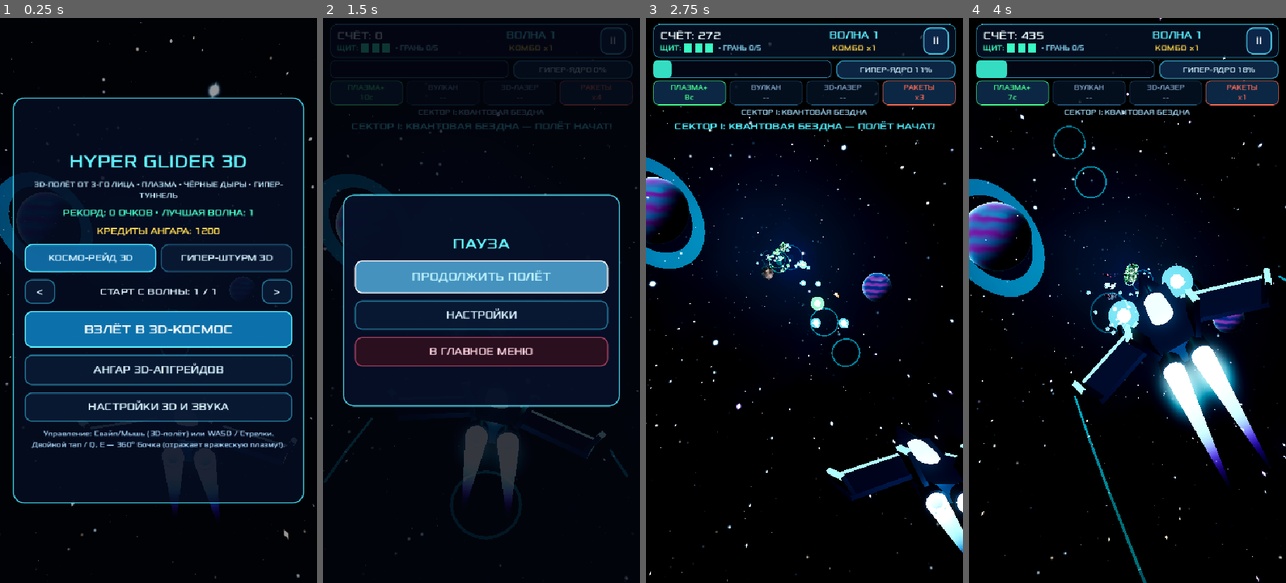
Above: before the commit, frames 1-4 (left to right).
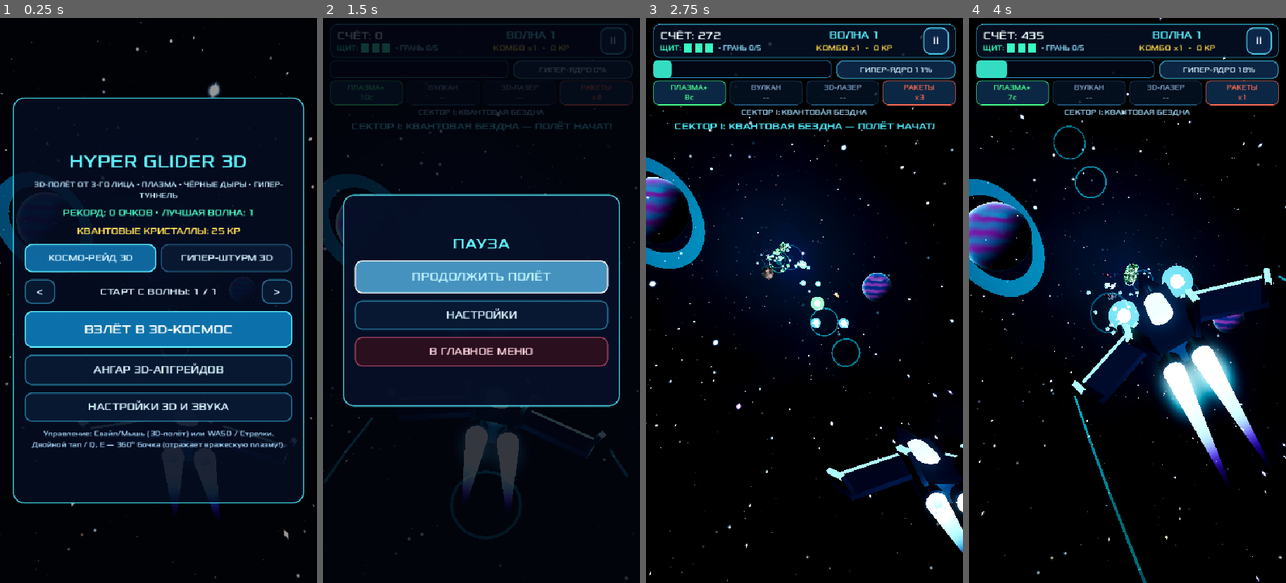
Above: after the commit, the same moments.

Repository: orbittv/hyper_glider_3d_godot
Game: Godot game, scene res://Scenes/MainGame.tscn
Same seed, same stepped clock (60 frames per second), same inputs: the game is played once before the commit and once after it.
Inputs (mouse positions are in pixels of both pictures, inside the frame that each line leads up to):
- Up to frame 1 (0.25 s): no input
- Up to frame 2 (1.5 s): click "ВЗЛЁТ В 3D-КОСМОС" at 0.5 s; tap Enter at 1.25 s; move the mouse to (551, 272) at 1.27 s; hold Right (move_right) from 1.28 s (still down); tap P at 1.35 s; click (551, 272) at 1.42 s
- Up to frame 3 (2.75 s): tap Space at 1.52 s; release Right (move_right) at 2 s; drag from (741, 328) to (788, 413) at 2.02 s
- Up to frame 4 (4 s): move the mouse to (1159, 176) at 2.77 s; hold Right (move_right) 2.78-3.5 s; tap Q at 2.85 s; drag from (1111, 413) to (1032, 215) at 3.52 s

The runs differ from the first frame. In frame 1, 0.4% of the frame differs, in the area x 24-76%, y 37-39%; in frame 2, less than 0.1%; in frame 3, 0.2%; in frame 4, 0.2%.

Commit message:
feat(economy,balance): Quantum Crystals currency, 3D crystal drops, hangar prices in KR, drone DPS rebalance

Diff:
--- a/Scripts/GameConfig.gd
+++ b/Scripts/GameConfig.gd
@@ -7,7 +7,9 @@
 
 const SAVE_PATH: String = "user://hyper_glider_3d_save.cfg"
 const MAX_UPGRADE_LEVEL: int = 5
-const UPGRADE_COSTS: Array[int] = [500, 1200, 2200, 3600, 5500]
+const UPGRADE_COSTS: Array[int] = [40, 100, 220, 420, 750]
+const SCORE_PER_BONUS_CRYSTAL: int = 1000
+const DEFAULT_STARTING_CRYSTALS: int = 25
 
 var music_volume: float = 0.85
 var sfx_volume: float = 0.90
@@ -25,8 +27,8 @@
 var saved_wave_arcade: int = 1
 var saved_wave_assault: int = 1
 
-# Банк боевых кредитов и уровни 5 систем 3D-апгрейда глайдера (0 .. 5)
-var upgrade_points: int = 1200 # Стартовый бонус для первой покупки в Ангаре
+# Банк Квантовых Кристаллов и уровни 5 систем 3D-апгрейда глайдера (0 .. 5)
+var quantum_crystals: int = DEFAULT_STARTING_CRYSTALS # Стартовый запас кристаллов для первого улучшения в Ангаре
 var upg_wave_shield: int = 0 # 3D Грави-Щит (до 5 сфер щита + ударная волна при попадании)
 var upg_plasma_cannon: int = 0 # Плазменный Усилитель (+скорострельность и мощь базовой и тяжёлой плазмы)
 var upg_ammo_bay: int = 0 # Оружейный Отсек (+20%..+100% к длительности спецоружия и боезапасу ракет)
@@ -56,7 +58,14 @@
 	saved_wave_arcade = clampi(int(cfg.get_value("records", "saved_wave_arcade", best_wave_arcade)), 1, best_wave_arcade)
 	saved_wave_assault = clampi(int(cfg.get_value("records", "saved_wave_assault", best_wave_assault)), 1, best_wave_assault)
 
-	upgrade_points = maxi(0, int(cfg.get_value("upgrades", "upgrade_points", 1200)))
+	if cfg.has_section_key("upgrades", "quantum_crystals"):
+		quantum_crystals = maxi(0, int(cfg.get_value("upgrades", "quantum_crystals", DEFAULT_STARTING_CRYSTALS)))
+	elif cfg.has_section_key("upgrades", "upgrade_points"):
+		# Мягкая миграция со старой системы очков в Квантовые Кристаллы
+		var legacy_pts: int = maxi(0, int(cfg.get_value("upgrades", "upgrade_points", 0)))
+		quantum_crystals = clampi(legacy_pts / 25, DEFAULT_STARTING_CRYSTALS, 140)
+	else:
+		quantum_crystals = DEFAULT_STARTING_CRYSTALS
 	upg_wave_shield = clampi(int(cfg.get_value("upgrades", "upg_wave_shield", 0)), 0, MAX_UPGRADE_LEVEL)
 	upg_plasma_cannon = clampi(int(cfg.get_value("upgrades", "upg_plasma_cannon", 0)), 0, MAX_UPGRADE_LEVEL)
 	upg_ammo_bay = clampi(int(cfg.get_value("upgrades", "upg_ammo_bay", 0)), 0, MAX_UPGRADE_LEVEL)
@@ -82,7 +91,7 @@
 	cfg.set_value("records", "saved_wave_arcade", saved_wave_arcade)
 	cfg.set_value("records", "saved_wave_assault", saved_wave_assault)
 
-	cfg.set_value("upgrades", "upgrade_points", upgrade_points)
+	cfg.set_value("upgrades", "quantum_crystals", quantum_crystals)
 	cfg.set_value("upgrades", "upg_wave_shield", upg_wave_shield)
 	cfg.set_value("upgrades", "upg_plasma_cannon", upg_plasma_cannon)
 	cfg.set_value("upgrades", "upg_ammo_bay", upg_ammo_bay)
@@ -128,24 +137,32 @@
 	return UPGRADE_COSTS[lvl]
 
 
+func add_crystals(amount: int, save_now: bool = false) -> void:
+	if amount <= 0:
+		return
+	quantum_crystals += amount
+	if save_now:
+		save_data()
+
+
 func can_buy_upgrade(key: String) -> bool:
 	var lvl: int = get_upgrade_level(key)
 	if lvl >= MAX_UPGRADE_LEVEL:
 		return false
-	return upgrade_points >= get_upgrade_cost(key)
+	return quantum_crystals >= get_upgrade_cost(key)
 
 
 func buy_upgrade(key: String) -> bool:
 	if not can_buy_upgrade(key):
 		return false
 	var cost: int = get_upgrade_cost(key)
-	upgrade_points = maxi(0, upgrade_points - cost)
+	quantum_crystals = maxi(0, quantum_crystals - cost)
 	set_upgrade_level(key, get_upgrade_level(key) + 1)
 	save_data()
 	return true
 
 
-func get_total_spent_upgrade_points() -> int:
+func get_total_spent_crystals() -> int:
 	var total: int = 0
 	for key: String in ["wave_shield", "plasma_cannon", "ammo_bay", "wing_drones", "hyper_core"]:
 		var lvl: int = get_upgrade_level(key)
@@ -155,10 +172,10 @@
 
 
 func refund_all_upgrades() -> int:
-	var refunded: int = get_total_spent_upgrade_points()
+	var refunded: int = get_total_spent_crystals()
 	if refunded <= 0:
 		return 0
-	upgrade_points += refunded
+	quantum_crystals += refunded
 	upg_wave_shield = 0
 	upg_plasma_cannon = 0
 	upg_ammo_bay = 0
--- a/Scripts/MainGame.gd
+++ b/Scripts/MainGame.gd
@@ -36,6 +36,7 @@
 var _is_assault_mode: bool = false
 var _score: int = 0
 var _last_banked_score: int = 0
+var _run_crystals: int = 0
 var _wave: int = 1
 var _wave_timer: float = 0.0
 var _wave_duration: float = 26.0
@@ -187,11 +188,13 @@
 func _bank_uncommitted_credits() -> void:
 	if _config == null or _score <= _last_banked_score:
 		return
-	var diff_score: int = _score - _last_banked_score
-	_last_banked_score = _score
-	var added_credits: int = maxi(1, int(round(float(diff_score) * 0.25)))
-	_config.upgrade_points += added_credits
-	_config.save_data()
+	# Боевые очки конвертируются в Квантовые Кристаллы по курсу 1 КР за 1000 очков (остаток копится)
+	var whole: int = (_score - _last_banked_score) / GameConfig.SCORE_PER_BONUS_CRYSTAL
+	if whole <= 0:
+		return
+	_last_banked_score += whole * GameConfig.SCORE_PER_BONUS_CRYSTAL
+	_run_crystals += whole
+	_config.add_crystals(whole, true)
 
 
 func _close_all_modals() -> void:
@@ -683,7 +686,7 @@
 	# 6. Крыльевые 3D-Дроны (апгрейд Ангара)
 	if _config.upg_wing_drones > 0:
 		_cd_drones -= delta
-		var drone_interval: float = maxf(0.24, 0.56 - float(_config.upg_wing_drones) * 0.06)
+		var drone_interval: float = maxf(0.40, 0.72 - float(_config.upg_wing_drones) * 0.06)
 		if _cd_drones <= 0.0:
 			_cd_drones = drone_interval
 			var d_muzzles: Array[Vector3] = _glider.get_drone_muzzle_positions()
@@ -694,7 +697,7 @@
 					WeaponProjectile3D.Kind.PLASMA_BASE,
 					dm_pos,
 					Vector3(0.0, 0.0, -115.0),
-					dmg_bonus * 0.6
+					dmg_bonus * 0.25 - 12.0 # итоговый урон дрона ~10..15 (поддержка, а не замена основному арсеналу)
 				)
 
 
@@ -851,6 +854,7 @@
 
 	if is_boss:
 		_audio.play_boss_explode()
+		_spawn_crystal_burst(pos, 6 + mini(_wave / 3, 6))
 		_cam_shake = 1.1
 		_trigger_screen_flash(Color(1.0, 0.32, 0.55), 0.48)
 		_show_banner(ent.boss_title + " УНИЧТОЖЕН! ОТКРЫТА 3D ЧЁРНАЯ ДЫРА!", Color(1.0, 0.88, 0.30), 3.4)
@@ -883,6 +887,14 @@
 		if is_interceptor:
 			_spawn_floating_3d_text(pos, "+%d ПЕРЕХВАТЧИК!" % pts, exp_col)
 
+	# Квантовые Кристаллы: щедро из бомб и катеров, редко из кристаллических метеоритов
+	if is_interceptor and randf() < 0.55:
+		_spawn_crystal_burst(pos, 1 + (1 if randf() < 0.3 else 0))
+	elif is_bomb and randf() < 0.45:
+		_spawn_crystal_burst(pos, 1)
+	elif is_crystal and randf() < 0.30:
+		_spawn_crystal_burst(pos, 1)
+
 	# Из кристаллических метеоритов и сбитых 3D-перехватчиков выпадает сфера энергии или оружие!
 	if is_crystal or is_interceptor or (rad >= 2.2 and randf() < 0.35):
 		var drop := SpaceEntity3D.new()
@@ -891,6 +903,21 @@
 		if (is_crystal or is_interceptor) and randf() < 0.55:
 			drop_kind = SpaceEntity3D.pick_random_weapon_orb_kind()
 		drop.setup_entity(drop_kind, pos, _base_forward_speed * 0.75, 1.15, _wave)
+
+
+func _spawn_crystal_burst(pos: Vector3, count: int) -> void:
+	for i: int in range(count):
+		var cr := SpaceEntity3D.new()
+		_entities_root.add_child(cr)
+		cr.setup_entity(
+			SpaceEntity3D.Kind.ORB_QUANTUM_CRYSTAL,
+			pos + Vector3(randf_range(-0.8, 0.8), randf_range(-0.6, 0.6), 0.0),
+			_base_forward_speed * 0.8,
+			1.0,
+			_wave
+		)
+		cr.velocity.x = randf_range(-5.0, 5.0)
+		cr.velocity.y = randf_range(-3.0, 4.0)
 
 
 func _update_entities_3d(delta: float, speed_mult: float, is_invulnerable_warp: bool) -> void:
@@ -1040,6 +1067,12 @@
 				_spawn_floating_3d_text(pos, "СВЕРХЗАРЯД ЭМИ +%d!" % emp_pts, Color(1.0, 0.88, 0.30))
 			_glider.trigger_shield_flash(false)
 			_audio.play_shield_restore()
+		SpaceEntity3D.Kind.ORB_QUANTUM_CRYSTAL:
+			_run_crystals += 1
+			_config.add_crystals(1)
+			_score += 60 * _combo
+			_audio.play_orb_pickup(true, _combo)
+			_spawn_floating_3d_text(pos, "+1 КР", Color(0.45, 0.95, 1.0))
 		SpaceEntity3D.Kind.ORB_WEAPON_PLASMA:
 			_timer_heavy_plasma = minf(38.0 * ammo_mult, _timer_heavy_plasma + 16.0 * ammo_mult)
 			_audio.play_weapon_pickup()
@@ -1273,6 +1306,7 @@
 	_state = GameState.PLAYING
 	_score = 0
 	_last_banked_score = 0
+	_run_crystals = 0
 	_wave = _config.get_saved_wave(_is_assault_mode)
 	_wave_timer = 0.0
 	_max_shields = _config.get_max_shields()
@@ -1326,12 +1360,12 @@
 	_glider.hide_quantum_laser()
 
 	var is_new_rec: bool = _config.register_run_result(_is_assault_mode, _score, _wave)
-	var prev_credits: int = _config.upgrade_points
 	_bank_uncommitted_credits()
-	var wave_bonus_credits: int = _wave * 65
-	_config.upgrade_points += wave_bonus_credits
+	var wave_bonus_crystals: int = maxi(1, _wave / 2)
+	_run_crystals += wave_bonus_crystals
+	_config.add_crystals(wave_bonus_crystals, true)
 	_config.save_data()
-	var earned_credits: int = _config.upgrade_points - prev_credits
+	var earned_credits: int = _run_crystals
 
 	var mode_title: String = "ГИПЕР-ШТУРМ 3D" if _is_assault_mode else "КОСМО-РЕЙД 3D"
 	var rec_tag: String = "\nНОВЫЙ РЕКОРД СЕКТОРА!" if is_new_rec else ""
@@ -1340,7 +1374,7 @@
 		+ "СЧЁТ: %d%s\n" % [_score, rec_tag]
 		+ "ДОСТИГНУТА ВОЛНА: %d\n" % _wave
 		+ "ЛУЧШИЙ РЕКОРД: %d\n\n" % _config.get_high_score(_is_assault_mode)
-		+ "ПОЛУЧЕНО КРЕДИТОВ АНГАРА: +%d" % earned_credits
+		+ "СОБРАНО КВАНТОВЫХ КРИСТАЛЛОВ: +%d" % earned_credits
 	)
 	_gameover_overlay.visible = true
 
@@ -1639,7 +1673,7 @@
 
 	_lbl_score.text = "СЧЁТ: %d" % _score
 	_lbl_wave.text = "ВОЛНА %d" % _wave
-	_lbl_combo.text = "КОМБО x%d" % _combo
+	_lbl_combo.text = "КОМБО x%d  •  %d КР" % [_combo, _run_crystals]
 
 	for i: int in range(_shield_dots.size()):
 		var dot: ColorRect = _shield_dots[i]
@@ -1825,7 +1859,7 @@
 	var best_w: int = _config.get_best_wave(_is_assault_mode)
 	var saved_w: int = _config.get_saved_wave(_is_assault_mode)
 	_lbl_menu_records.text = "РЕКОРД: %d ОЧКОВ • ЛУЧШАЯ ВОЛНА: %d" % [rec, best_w]
-	_lbl_menu_credits.text = "КРЕДИТЫ АНГАРА: %d" % _config.upgrade_points
+	_lbl_menu_credits.text = "КВАНТОВЫЕ КРИСТАЛЛЫ: %d КР" % _config.quantum_crystals
 	_lbl_start_wave.text = "СТАРТ С ВОЛНЫ: %d / %d" % [saved_w, best_w]
 
 	if not _is_assault_mode:
@@ -1929,7 +1963,7 @@
 
 	vbox.add_child(UiBuilder.create_label("АНГАР 3D-АПГРЕЙДОВ", 23, Color(0.38, 0.96, 1.0), HORIZONTAL_ALIGNMENT_CENTER, 3))
 
-	_lbl_hangar_credits = UiBuilder.create_label("КРЕДИТЫ: 1200", 17, Color(1.0, 0.86, 0.30), HORIZONTAL_ALIGNMENT_CENTER)
+	_lbl_hangar_credits = UiBuilder.create_label("КРИСТАЛЛЫ: 25 КР", 17, Color(1.0, 0.86, 0.30), HORIZONTAL_ALIGNMENT_CENTER)
 	vbox.add_child(_lbl_hangar_credits)
 
 	var upg_defs: Array[Dictionary] = [
@@ -2000,7 +2034,7 @@
 			"pips": level_pips
 		})
 
-	var btn_refund := UiBuilder.create_danger_button("СБРОСИТЬ И ВЕРНУТЬ КРЕДИТЫ", 46.0, 15)
+	var btn_refund := UiBuilder.create_danger_button("СБРОСИТЬ И ВЕРНУТЬ КРИСТАЛЛЫ", 46.0, 15)
 	btn_refund.pressed.connect(func() -> void:
 		_audio.play_ui_click()
 		_config.refund_all_upgrades()
@@ -2019,7 +2053,7 @@
 
 
 func _refresh_hangar_ui() -> void:
-	_lbl_hangar_credits.text = "ДОСТУПНО КРЕДИТОВ: %d" % _config.upgrade_points
+	_lbl_hangar_credits.text = "КВАНТОВЫХ КРИСТАЛЛОВ: %d КР" % _config.quantum_crystals
 	for row: Dictionary in _hangar_rows:
 		var key_str: String = String(row["key"])
 		var lvl: int = _config.get_upgrade_level(key_str)
@@ -2039,7 +2073,7 @@
 			UiBuilder.apply_button_colors(btn_b, Color(0.06, 0.34, 0.26, 0.90), Color(0.28, 0.95, 0.72, 0.85))
 		else:
 			var cost: int = _config.get_upgrade_cost(key_str)
-			btn_b.text = "+1 (%d)" % cost
+			btn_b.text = "+1 (%d КР)" % cost
 			if _config.can_buy_upgrade(key_str):
 				UiBuilder.apply_button_colors(btn_b, Color(0.05, 0.45, 0.68, 0.98), Color(0.38, 0.95, 1.0, 1.0))
 			else:
--- a/Scripts/SpaceEntity3D.gd
+++ b/Scripts/SpaceEntity3D.gd
@@ -18,6 +18,7 @@
 	ORB_WEAPON_VULCAN,
 	ORB_WEAPON_LASER,
 	ORB_WEAPON_MISSILE,
+	ORB_QUANTUM_CRYSTAL,
 	BLACK_HOLE_PORTAL,
 	ENEMY_INTERCEPTOR,
 	ENEMY_BOSS_3D
@@ -28,6 +29,7 @@
 var max_hp: float = 40.0
 var hp: float = 40.0
 var score_value: int = 50
+var crystal_value: int = 1
 var velocity: Vector3 = Vector3(0.0, 0.0, 42.0)
 var rot_speed: Vector3 = Vector3(1.0, 1.4, 0.7)
 var grazed: bool = false
@@ -62,10 +64,13 @@
 static var _mat_enemy_hull: StandardMaterial3D
 static var _mat_enemy_neon: StandardMaterial3D
 static var _mat_boss_core: StandardMaterial3D
+static var _mat_quantum_crystal: StandardMaterial3D
+static var _mat_quantum_crystal_halo: StandardMaterial3D
 static var _orb_materials: Dictionary = {}
 
 static var _orb_sphere_mesh: SphereMesh
 static var _orb_ring_mesh: TorusMesh
+static var _crystal_octa_mesh: ArrayMesh
 static var _bh_void_mesh: SphereMesh
 static var _bh_disk_mesh: QuadMesh
 static var _enemy_body_mesh: BoxMesh
@@ -99,8 +104,11 @@
 	_mat_enemy_hull = null
 	_mat_enemy_neon = null
 	_mat_boss_core = null
+	_mat_quantum_crystal = null
+	_mat_quantum_crystal_halo = null
 	_orb_sphere_mesh = null
 	_orb_ring_mesh = null
+	_crystal_octa_mesh = null
 	_bh_void_mesh = null
 	_bh_disk_mesh = null
 	_enemy_body_mesh = null
@@ -235,6 +243,22 @@
 	_mat_boss_core.blend_mode = BaseMaterial3D.BLEND_MODE_ADD
 	_mat_boss_core.albedo_color = Color(1.0, 0.26, 0.52, 0.90)
 
+	_crystal_octa_mesh = _generate_octahedron_crystal_mesh()
+
+	_mat_quantum_crystal = StandardMaterial3D.new()
+	_mat_quantum_crystal.albedo_color = Color(0.24, 0.94, 1.0, 0.95)
+	_mat_quantum_crystal.metallic = 0.75
+	_mat_quantum_crystal.roughness = 0.14
+	_mat_quantum_crystal.emission_enabled = true
+	_mat_quantum_crystal.emission = Color(0.32, 0.88, 1.0)
+	_mat_quantum_crystal.emission_energy_multiplier = 1.65
+
+	_mat_quantum_crystal_halo = StandardMaterial3D.new()
+	_mat_quantum_crystal_halo.shading_mode = BaseMaterial3D.SHADING_MODE_UNSHADED
+	_mat_quantum_crystal_halo.transparency = BaseMaterial3D.TRANSPARENCY_ALPHA
+	_mat_quantum_crystal_halo.blend_mode = BaseMaterial3D.BLEND_MODE_ADD
+	_mat_quantum_crystal_halo.albedo_color = Color(0.55, 0.42, 1.0, 0.82)
+
 	var orb_colors: Dictionary = {
 		Kind.ORB_ENERGY: Color(0.20, 0.92, 1.0, 0.95),
 		Kind.ORB_HYPER_CORE: Color(0.95, 0.25, 1.0, 0.98),
@@ -242,7 +266,8 @@
 		Kind.ORB_WEAPON_PLASMA: Color(0.28, 1.0, 0.45, 0.98),
 		Kind.ORB_WEAPON_VULCAN: Color(1.0, 0.84, 0.22, 0.98),
 		Kind.ORB_WEAPON_LASER: Color(0.25, 0.96, 1.0, 0.98),
-		Kind.ORB_WEAPON_MISSILE: Color(1.0, 0.36, 0.28, 0.98)
+		Kind.ORB_WEAPON_MISSILE: Color(1.0, 0.36, 0.28, 0.98),
+		Kind.ORB_QUANTUM_CRYSTAL: Color(0.36, 0.96, 1.0, 0.98)
 	}
 	_orb_materials.clear()
 	for k: Kind in orb_colors.keys():
@@ -252,6 +277,38 @@
 		m.blend_mode = BaseMaterial3D.BLEND_MODE_ADD
 		m.albedo_color = orb_colors[k]
 		_orb_materials[k] = m
+
+
+static func _generate_octahedron_crystal_mesh() -> ArrayMesh:
+	var top := Vector3(0.0, 0.88, 0.0)
+	var bot := Vector3(0.0, -0.88, 0.0)
+	var ring: Array[Vector3] = [
+		Vector3(0.56, 0.0, 0.0),
+		Vector3(0.0, 0.0, 0.56),
+		Vector3(-0.56, 0.0, 0.0),
+		Vector3(0.0, 0.0, -0.56)
+	]
+	var st := SurfaceTool.new()
+	st.begin(Mesh.PRIMITIVE_TRIANGLES)
+	for i: int in range(4):
+		var a: Vector3 = ring[i]
+		var b: Vector3 = ring[(i + 1) % 4]
+		var n_top: Vector3 = (b - top).cross(a - top).normalized()
+		st.set_normal(n_top)
+		st.add_vertex(top)
+		st.set_normal(n_top)
+		st.add_vertex(a)
+		st.set_normal(n_top)
+		st.add_vertex(b)
+
+		var n_bot: Vector3 = (a - bot).cross(b - bot).normalized()
+		st.set_normal(n_bot)
+		st.add_vertex(bot)
+		st.set_normal(n_bot)
+		st.add_vertex(b)
+		st.set_normal(n_bot)
+		st.add_vertex(a)
+	return st.commit()
 
 
 static func _generate_procedural_asteroid_mesh(seed_val: int) -> ArrayMesh:
@@ -405,6 +462,11 @@
 			fire_interval = 1.45
 			fire_cooldown = 1.2
 			_build_boss_3d_visual()
+		Kind.ORB_QUANTUM_CRYSTAL:
+			radius = 1.0
+			velocity = Vector3(randf_range(-2.2, 2.2), randf_range(-1.6, 1.6), forward_vel_z * 0.9)
+			score_value = 60
+			_build_quantum_crystal_visual()
 		_:
 			radius = 1.15
 			velocity = Vector3(0.0, 0.0, forward_vel_z * 0.88)
@@ -459,6 +521,20 @@
 	_visual_root.add_child(_ring_inst)
 
 
+func _build_quantum_crystal_visual() -> void:
+	_plasma_core_inst = MeshInstance3D.new()
+	_plasma_core_inst.mesh = _crystal_octa_mesh
+	_plasma_core_inst.material_override = _mat_quantum_crystal
+	_plasma_core_inst.scale = Vector3.ONE * 0.95
+	_visual_root.add_child(_plasma_core_inst)
+
+	var halo := MeshInstance3D.new()
+	halo.mesh = _orb_sphere_mesh
+	halo.material_override = _mat_quantum_crystal_halo
+	halo.scale = Vector3.ONE * 1.05
+	_visual_root.add_child(halo)
+
+
 func _build_black_hole_visual() -> void:
 	# 1. Чёрная сфера Горизонта Событий
 	var void_sphere := MeshInstance3D.new()
@@ -566,6 +642,7 @@
 		or kind == Kind.ORB_WEAPON_VULCAN
 		or kind == Kind.ORB_WEAPON_LASER
 		or kind == Kind.ORB_WEAPON_MISSILE
+		or kind == Kind.ORB_QUANTUM_CRYSTAL
 	)
 
 
@@ -647,7 +724,7 @@
 		if is_meteor():
 			_visual_root.rotation += rot_speed * delta
 		elif is_pickup_orb():
-			_visual_root.rotation.y += delta * 2.4
+			_visual_root.rotation.y += delta * (4.2 if kind == Kind.ORB_QUANTUM_CRYSTAL else 2.4)
 			if _ring_inst != null:
 				_ring_inst.rotation.x += delta * 3.1
 
--- a/Scripts/SpawnDirector3D.gd
+++ b/Scripts/SpawnDirector3D.gd
@@ -254,6 +254,8 @@
 		kind = _pick_weapon_or_hyper_kind()
 	elif r < 0.34:
 		kind = SpaceEntity3D.Kind.ORB_HYPER_CORE
+	elif r < 0.58:
+		kind = SpaceEntity3D.Kind.ORB_QUANTUM_CRYSTAL
 
 	var orb := SpaceEntity3D.new()
 	entities_root.add_child(orb)
